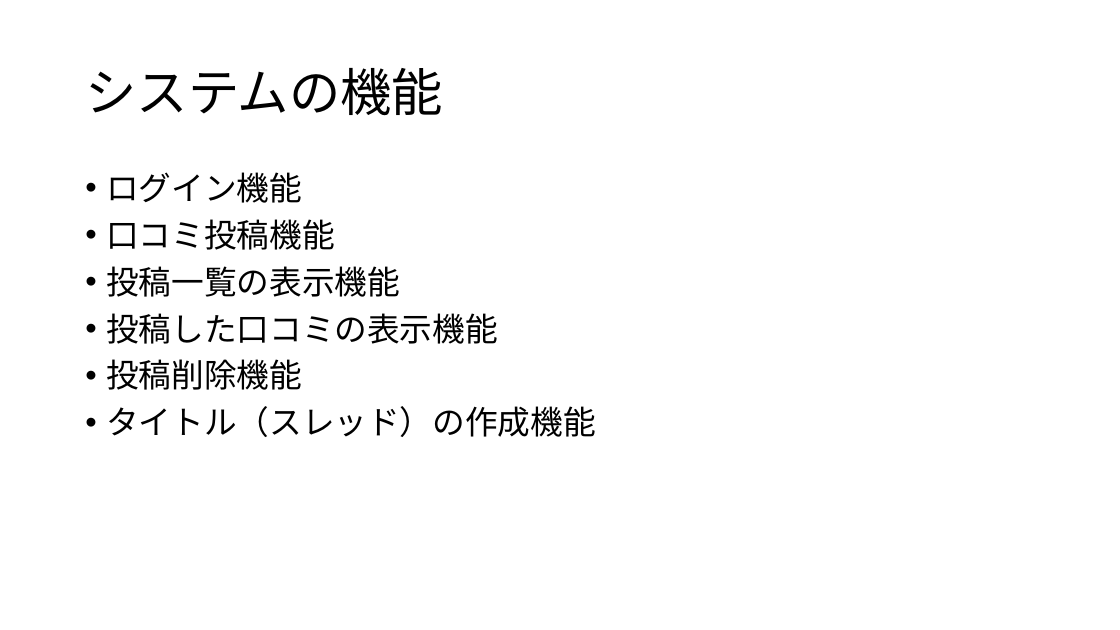
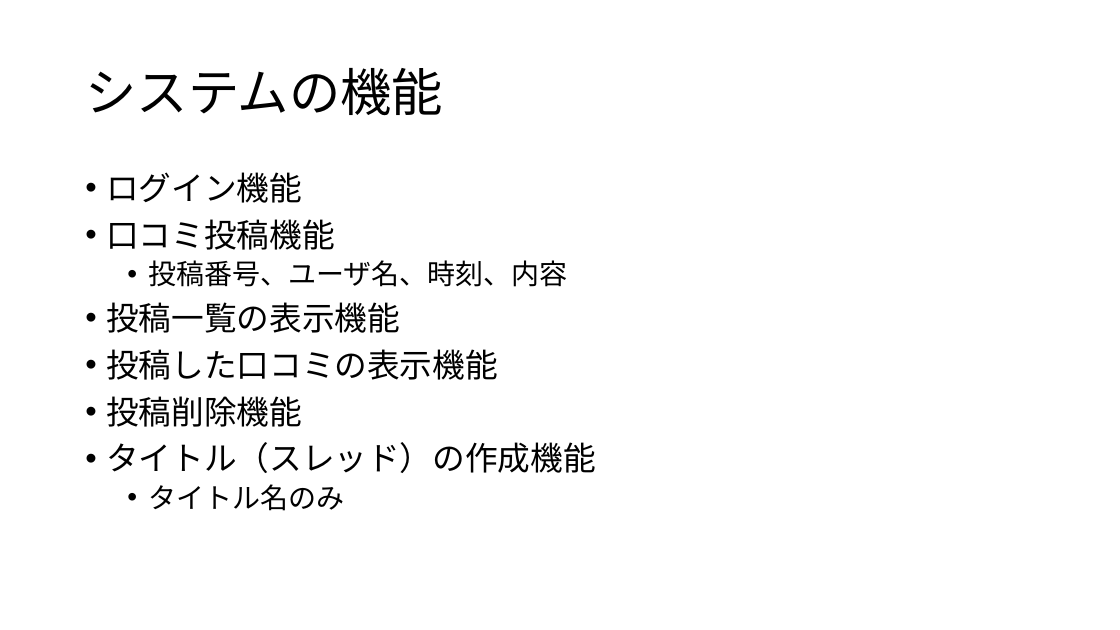
Before and after one commit to Kenta-Shiro/MiniPro2, a slide deck: slide 3 of 要求分析/漫画口コミ投稿システム_要求書.pptx. Drawn at 1120x630 pixels with LibreOffice and Linux fonts; fonts in the diff are those of the drawing. Boxes give left, top, right and bottom in pixels: in the first picture for what was removed or moved away, otherwise in the second. Text is boxed around its words. In the diff, an @@ line names an element or a change of style, - is before the commit and + after.

Commit message:
投稿内容追記

```diff
--- a/要求分析/漫画口コミ投稿システム_要求書.pptx
+++ b/要求分析/漫画口コミ投稿システム_要求書.pptx
@@ text at (148, 260, 567, 287): paragraph added @@
+  • 投稿番号、ユーザ名、時刻、内容
@@ text at (148, 484, 344, 511): paragraph added @@
+  • タイトル名のみ
```
